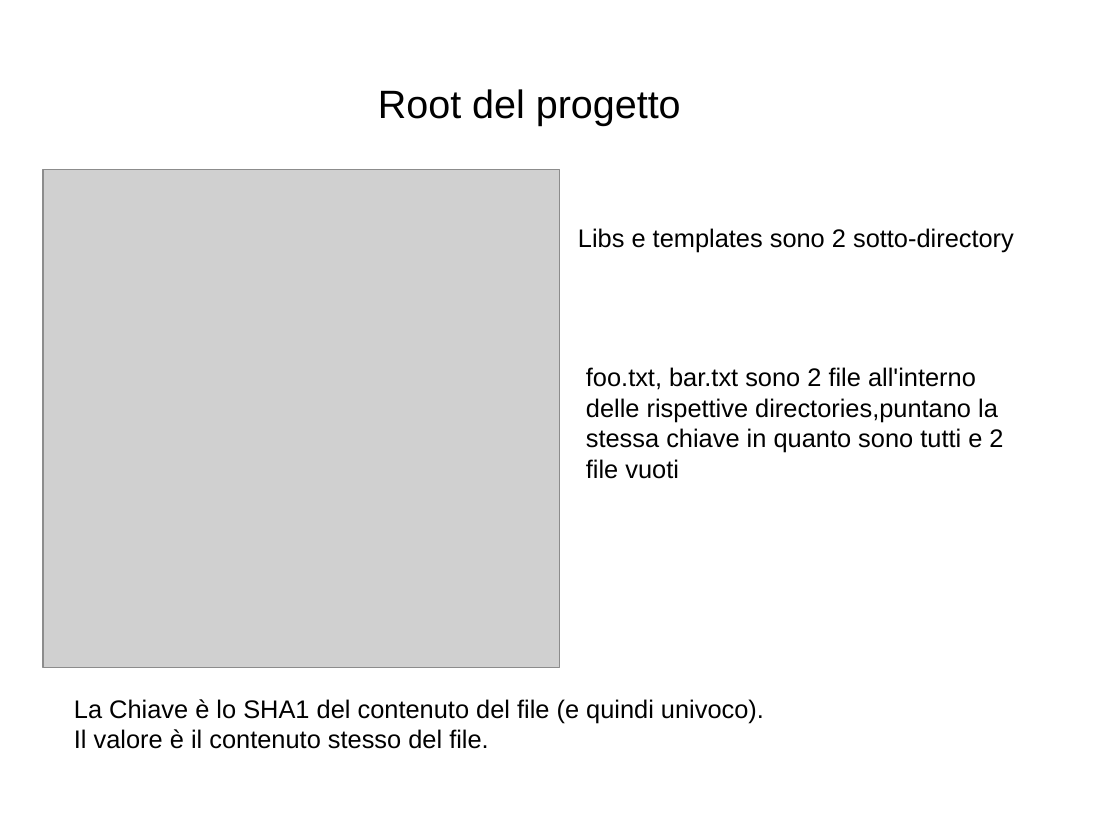
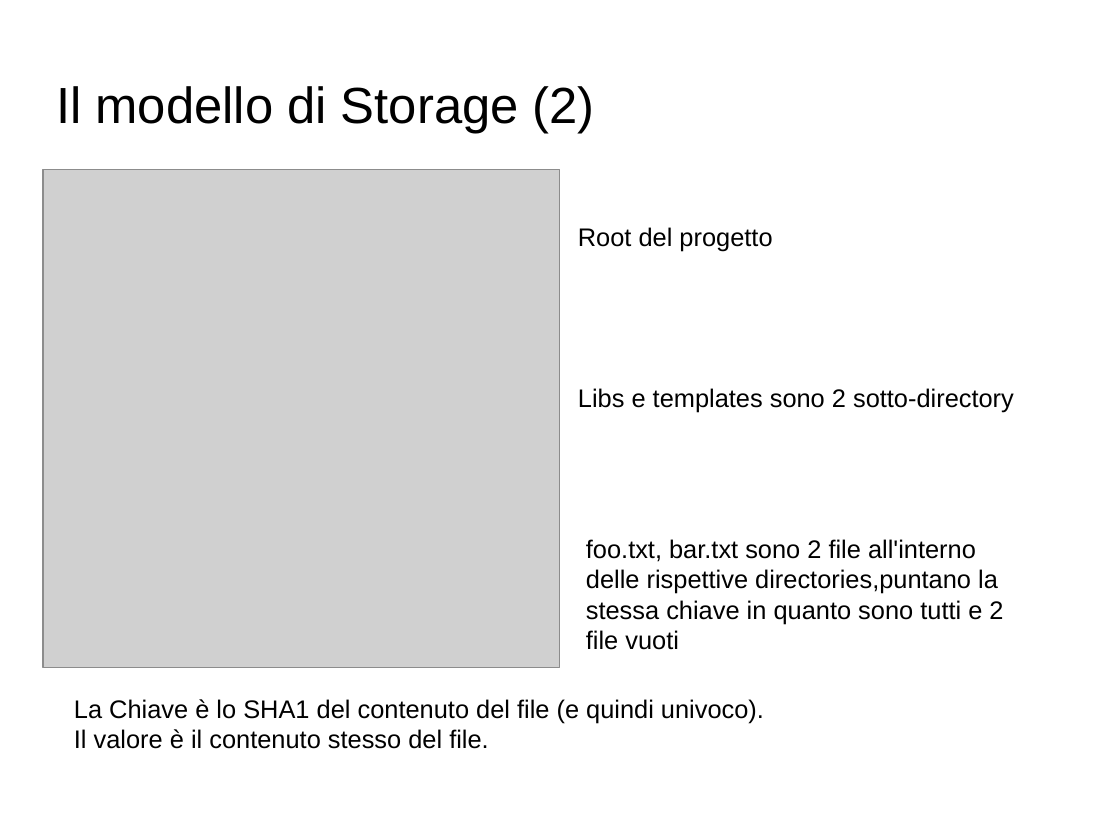
Before and after one commit to GioeleCicchini/Git-Presentation, a slide deck: slide 4 of presentazione git.odp. Drawn at 1120x840 pixels with LibreOffice and Linux fonts; fonts in the diff are those of the drawing; grey boxes stand for pictures; background and template pictures are left out. Boxes give left, top, right and bottom in pixels: in the first picture for what was removed or moved away, otherwise in the second. Text is boxed around its words. In the diff, an @@ line names an element or a change of style, - is before the commit and + after.

```diff
--- a/presentazione git.odp
+++ b/presentazione git.odp
@@ title added at bbox=[56, 86, 595, 134], 36 pt, text #000000 @@
+Il modello di Storage (2)
@@ text "Root del progetto": place and size @@
-text "Root del progetto" at bbox=[378, 89, 681, 125]
+text "Root del progetto" at bbox=[578, 227, 772, 251]
@@ text "Root del progetto" at bbox=[578, 227, 772, 251]: size 28 to 18 pt @@
@@ text "Libs e templates sono 2 ...": place and size @@
-text "Libs e templates sono 2 ..." at bbox=[578, 228, 1014, 253]
+text "Libs e templates sono 2 ..." at bbox=[578, 388, 1014, 413]
@@ text "foo.txt, bar.txt sono 2 file ...": place and size @@
-text "foo.txt, bar.txt sono 2 file ..." at bbox=[586, 367, 1003, 479]
+text "foo.txt, bar.txt sono 2 file ..." at bbox=[586, 539, 1003, 650]
```
Also in this commit, not shown: 11 other slides changed, 1 slide removed, 1 other file.
